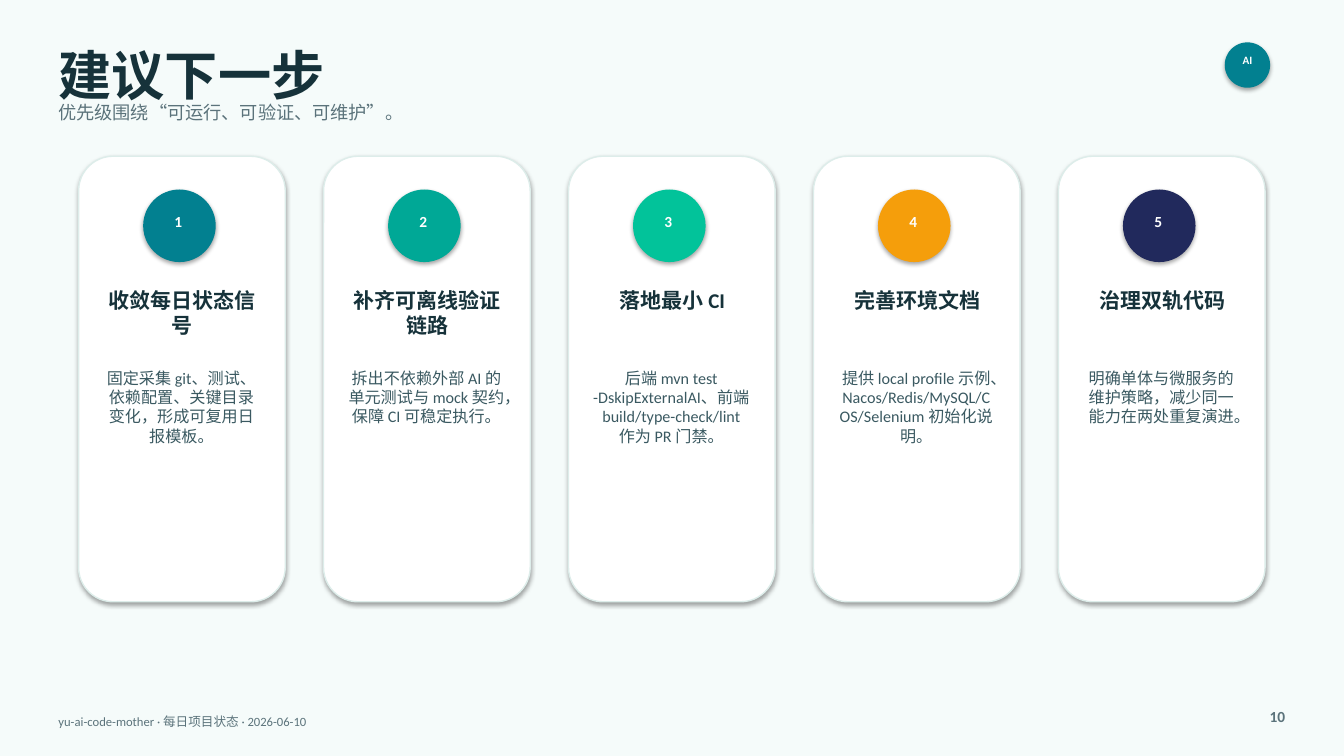
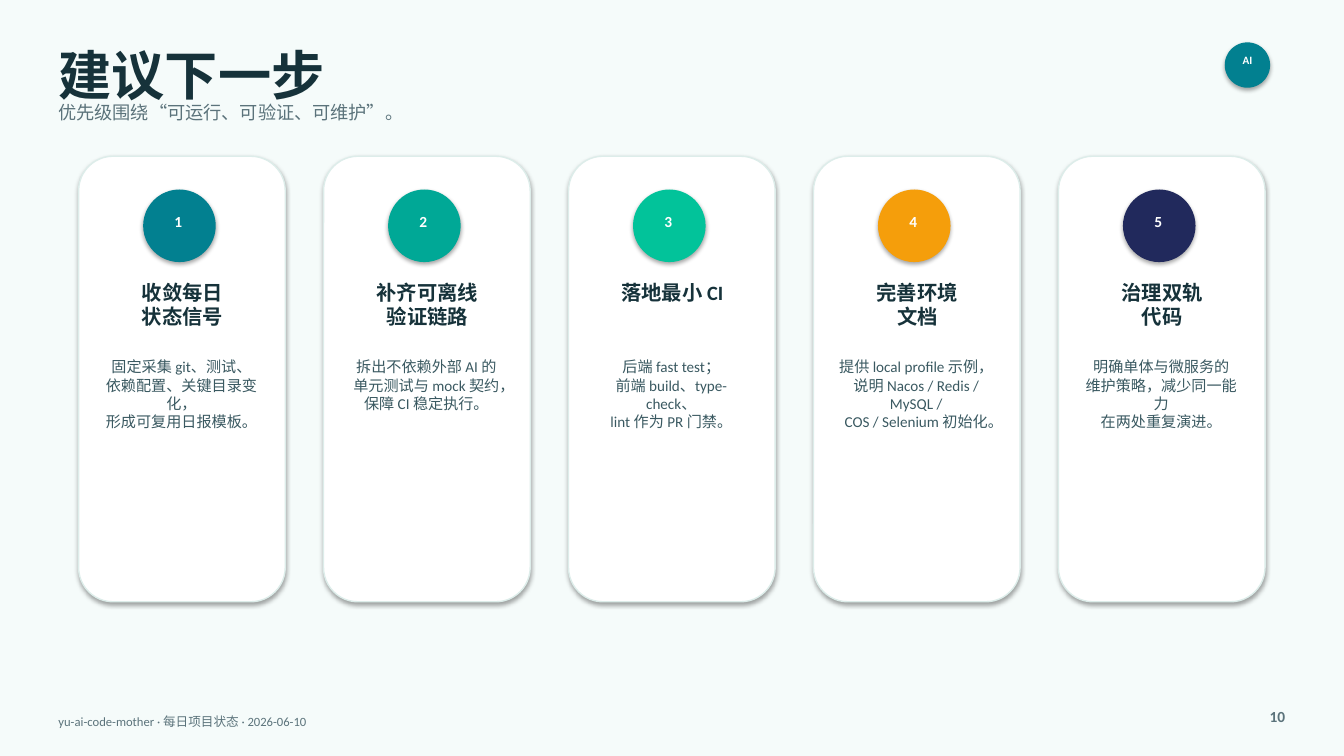
Before and after one commit to liyupi/yu-ai-code-mother, a slide deck: slide 10 of docs/reports/project-status-2026-06-10.pptx. Drawn at 1344x756 pixels with LibreOffice and Linux fonts; fonts in the diff are those of the drawing. Boxes give left, top, right and bottom in pixels: in the first picture for what was removed or moved away, otherwise in the second. Text is boxed around its words. In the diff, an @@ line names an element or a change of style, - is before the commit and + after.

```diff
--- a/docs/reports/project-status-2026-06-10.pptx
+++ b/docs/reports/project-status-2026-06-10.pptx
@@ text at [142, 282, 223, 326]: text changed; size 15 to 14.5 pt @@
-收敛每日状态信号
+收敛每日
+状态信号
@@ text at [377, 282, 479, 326]: text changed; size 15 to 14.5 pt @@
-补齐可离线验证链路
+补齐可离线
+验证链路
@@ text "落地最小 CI": place and size @@
-text "落地最小 CI" at [620, 290, 725, 310]
+text "落地最小 CI" at [621, 282, 723, 302]
@@ text "落地最小 CI" at [621, 282, 723, 302]: size 15 to 14.5 pt @@
@@ text at [877, 282, 958, 326]: text changed; size 15 to 14.5 pt @@
-完善环境文档
+完善环境
+文档
@@ text at [1122, 282, 1203, 326]: text changed; size 15 to 14.5 pt @@
-治理双轨代码
+治理双轨
+代码
@@ text at [106, 359, 257, 428]: text changed; size 11.5 to 10.8 pt @@
-固定采集 git、测试、依赖配置、关键目录变化，形成可复用日报模板。
+固定采集 git、测试、
+依赖配置、关键目录变化，
+形成可复用日报模板。
@@ text at [353, 359, 514, 411]: text changed; size 11.5 to 10.8 pt @@
-拆出不依赖外部 AI 的单元测试与 mock 契约，保障 CI 可稳定执行。
+拆出不依赖外部 AI 的
+单元测试与 mock 契约，
+保障 CI 稳定执行。
@@ text at [610, 359, 732, 429]: text changed; size 11.5 to 10.8 pt @@
-后端 mvn test -DskipExternalAI、前端 build/type-check/lint 作为 PR 门禁。
+后端 fast test；
+前端 build、type-check、
+lint 作为 PR 门禁。
@@ text at [839, 359, 1002, 428]: text changed; size 11.5 to 10.8 pt @@
-提供 local profile 示例、Nacos/Redis/MySQL/COS/Selenium 初始化说明。
+提供 local profile 示例，
+说明 Nacos / Redis / MySQL /
+COS / Selenium 初始化。
@@ text at [1086, 359, 1237, 429]: text changed; size 11.5 to 10.8 pt @@
-明确单体与微服务的维护策略，减少同一能力在两处重复演进。
+明确单体与微服务的
+维护策略，减少同一能力
+在两处重复演进。
```
Also in this commit, not shown: 10 other slides changed.
